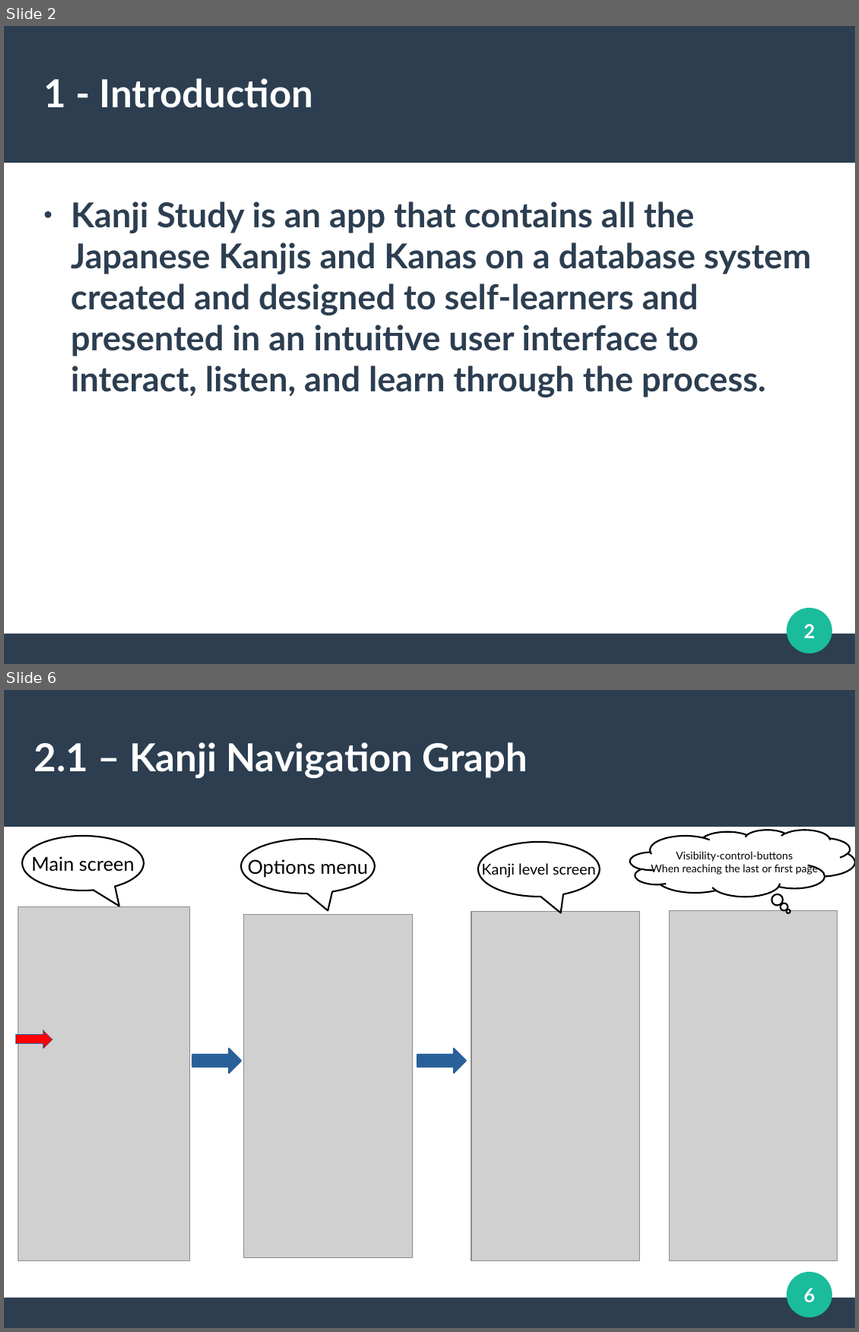
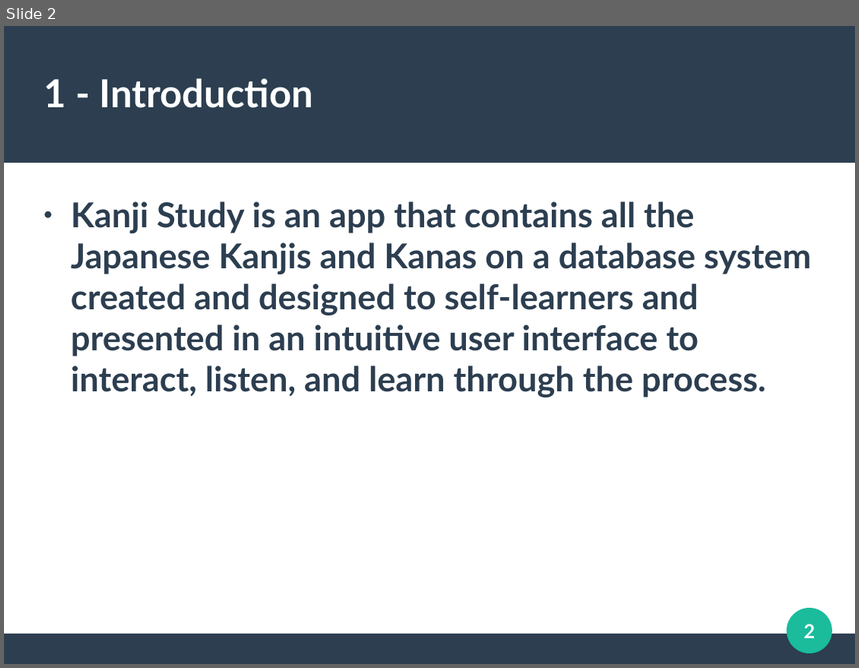
Before and after one commit to sergioparamo/kanjistudy, a slide deck: description/KanjiStudyPresentation.odp. Shown one above the other, each under a label of ours: slides 2 and 6 before the commit, slide 2 after it; the slides between them are not shown. The pictures are 859x1332 and 859x668 pixels, drawn with LibreOffice and Linux fonts; fonts in the diff are those of the drawing; grey boxes stand for pictures. Boxes give left, top, right and bottom in pixels: in the first picture for what was removed or moved away, otherwise in the second. Text is boxed around its words. In the diff, an @@ line names an element or a change of style, - is before the commit and + after.

```diff
--- a/description/KanjiStudyPresentation.odp
+++ b/description/KanjiStudyPresentation.odp
@@ slide 6 removed at bbox=[4, 690, 855, 1328], background #FFFFFF; not listed: 3 template elements that a slide beside it also shows @@
@@ title removed at bbox=[34, 742, 528, 778] @@
-2.1 – Kanji Navigation Graph
@@ speech bubble removed at bbox=[22, 836, 144, 891] @@
-Main screen
@@ speech bubble removed at bbox=[241, 839, 375, 894] @@
-Options menu
@@ speech bubble removed at bbox=[478, 842, 600, 897] @@
-Kanji level screen
@@ thought cloud removed at bbox=[630, 830, 855, 897] @@
-Visibility-control-buttons
-When reaching the last or first page
@@ picture removed at bbox=[18, 907, 190, 1262] @@
@@ picture removed at bbox=[244, 915, 413, 1258] @@
@@ picture removed at bbox=[471, 912, 639, 1262] @@
@@ picture removed at bbox=[670, 911, 838, 1262] @@
@@ right arrow removed at bbox=[16, 1030, 53, 1049] @@
@@ right arrow removed at bbox=[192, 1049, 241, 1073] @@
@@ right arrow removed at bbox=[417, 1049, 466, 1073] @@
@@ page number removed at bbox=[804, 1288, 816, 1303] @@
-6
```
Also in this commit, not shown: 2 slides changed, 5 slides added, 15 other slides removed.
